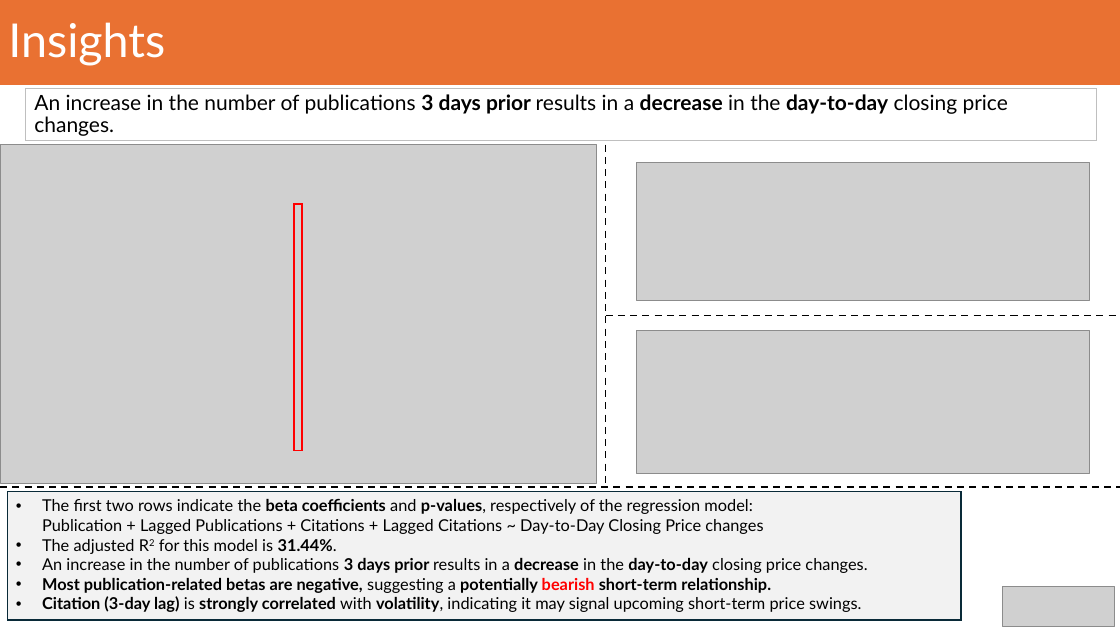
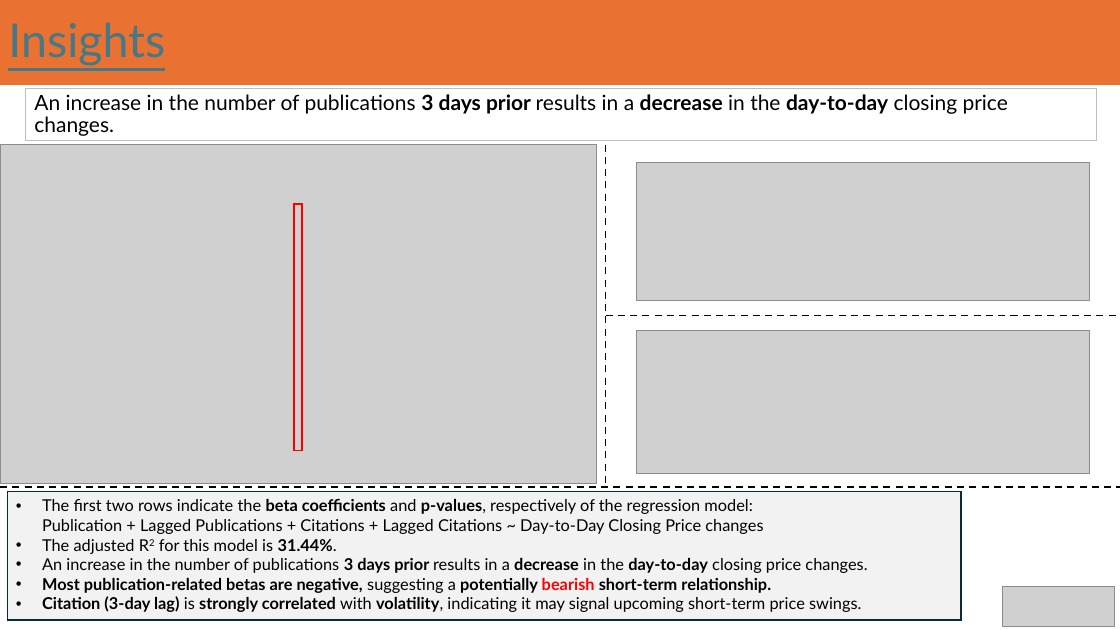
Before and after one commit to MusondaSinkala/stock-publication-analyzer, a slide deck: slide 5 of Musonda Sinkala - Technical Interview - Ghamut.pptx. Drawn at 1120x630 pixels with LibreOffice and Linux fonts; fonts in the diff are those of the drawing; grey boxes stand for pictures. Boxes give left, top, right and bottom in pixels: in the first picture for what was removed or moved away, otherwise in the second. Text is boxed around its words. In the diff, an @@ line names an element or a change of style, - is before the commit and + after.

Commit message:
link added to presentation

```diff
--- a/Musonda Sinkala - Technical Interview - Ghamut.pptx
+++ b/Musonda Sinkala - Technical Interview - Ghamut.pptx
@@ title "Insights" at box(0, 0, 1120, 85): text colour #FFFFFF to #467886, underline on @@
```
